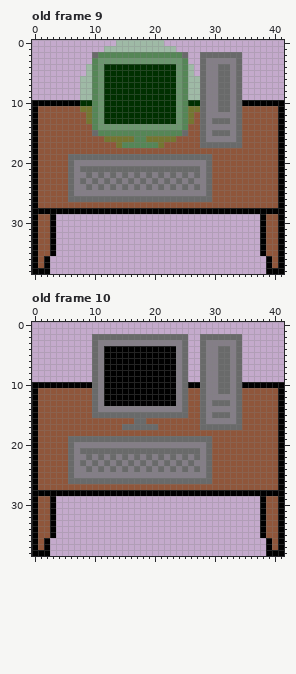
Two versions of one pixel-art file, assets/workstation.ase. Above, as it was before the edit.
42x39 pixels, 16 frames. Shown: old frame 9, old frame 10. The commit also changed other frames, which this record leaves out.
The result:
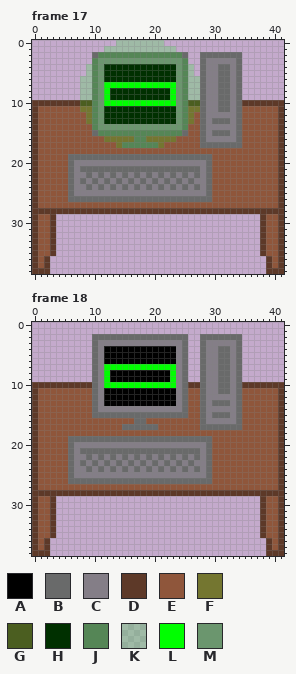
Palette (. is transparent): A #000000  B #696a6a  C #847e87  D #5d3928  E #8f563b  F #747630  G #4b5e20  H #003000  J #558656  K #00ff0030  L #00ff00  M #6b966e
A new or re-ordered frame is compared with the old frame closest to it.
Edits made:
frames 16 -> 40
Frame 17 is new; against old frame 9, layers "cursor", "Layer 3":
Colour A becomes colour D in row 10 at x 0 to 7 and 35 to 41; in rows 11 to 27 at x 0 and 41; in row 28 at x 0 to 41; in rows 29 to 35 at x 0, 3, 38 and 41; in rows 36 to 37 at x 0, 2, 39 and 41; in row 38 at x 0 to 2 and 39 to 41.
Colour H becomes colour G in row 10 at x 8 to 9 and 26 to 27.
Colour H becomes colour L in row 7 at x 12 to 23; in rows 8 to 9 at x 12 and 23; in row 10 at x 12 to 23.
Frame 18 is new; against old frame 10, layers "cursor", "Layer 3":
Colour A becomes colour D in row 10 at x 0 to 9, 26 to 27 and 35 to 41; in rows 11 to 27 at x 0 and 41; in row 28 at x 0 to 41; in rows 29 to 35 at x 0, 3, 38 and 41; in rows 36 to 37 at x 0, 2, 39 and 41; in row 38 at x 0 to 2 and 39 to 41.
Colour A becomes colour L in row 7 at x 12 to 23; in rows 8 to 9 at x 12 and 23; in row 10 at x 12 to 23.
Changed places in both pictures, as pixel boxes (x1, y1, x2, y2):
changed: (32, 82, 284, 274)
changed: (32, 364, 284, 556)
